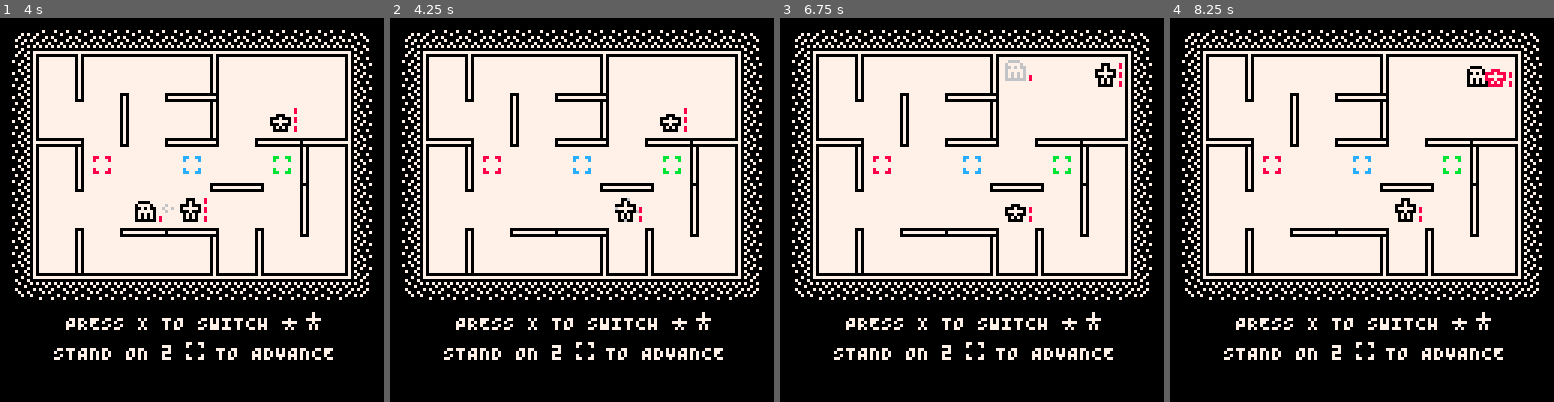
Above: before the commit, frames 1-4 (left to right).
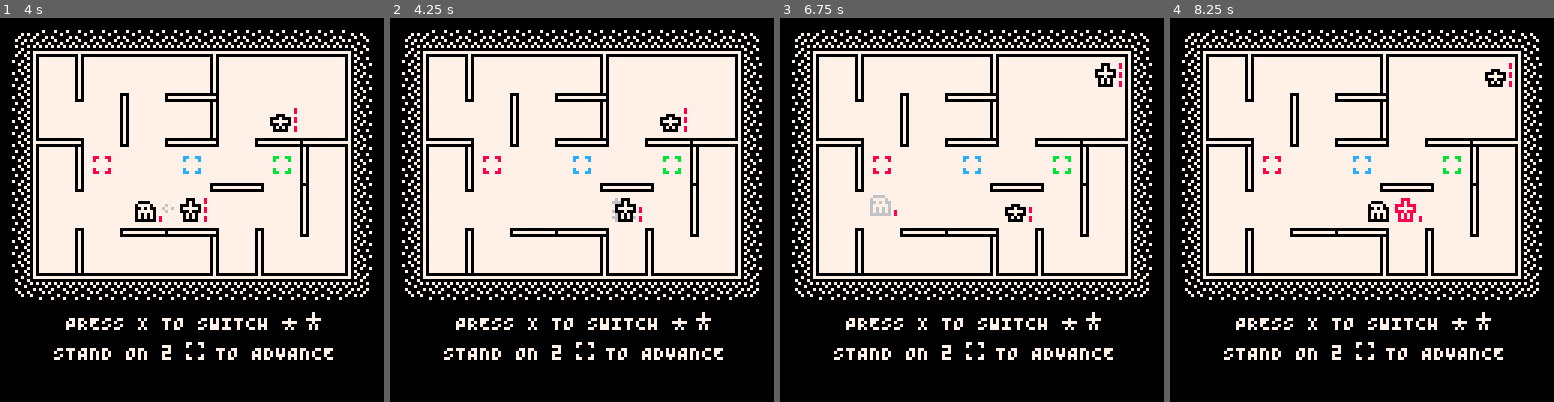
Above: after the commit, the same moments.

Repository: taylordolan/grid-folks
Game: PICO-8 cartridge grid_folks.p8
Two runs of this game, one before a commit and one after it. Both use one fixed random seed, a clock stepped at 60 frames per second and the inputs below.
Inputs:
- Up to frame 1 (4 s): tap X (X key) at 0.33, 1.07, 1.85, 2.97 s; tap O (Z key) at 0.7, 1.7, 2.1, 2.5, 2.9, 3.3, 3.7 s; hold Right 1.6-2.1 s; hold Up 2.15-2.42 s; hold Right 2.47-3.03 s; hold Left 3.08-3.58 s; hold Down 3.63-3.97 s
- Up to frame 2 (4.25 s): hold Right from 4.02 s (still down); tap X (X key) at 4.08 s; tap O (Z key) at 4.1 s
- Up to frame 3 (6.75 s): tap O (Z key) every 0.4 s from 4.5 to 6.5 s; release Right at 4.68 s; hold Up 4.73-5.03 s; hold Left 5.08-5.68 s; tap X (X key) at 5.2, 6.32 s; hold Down 5.73-6.03 s; hold Right 6.08-6.58 s; hold Right from 6.63 s (still down)
- Up to frame 4 (8.25 s): tap O (Z key) every 0.4 s from 6.9 to 8.1 s; release Right at 7.13 s; hold Up 7.18-7.45 s; tap X (X key) at 7.43 s; hold Right 7.5-8.07 s; hold Left from 8.12 s (still down)

Frame 1 is identical in both runs. In frame 2, less than 0.1% of the frame differs, in the area x 57-65%, y 46-54%; in frame 3, 0.4%; in frame 4, 0.7%, in the area x 51-90%, y 11-54%.

Commit message:
particle effects for damage

Diff:
--- a/grid_folks.p8
+++ b/grid_folks.p8
@@ -11,12 +11,12 @@
 -- [x] slime enemies should only create babies if they can move
 -- [x] enemies that create smaller enemies when they die?
 -- [x] jump doesn't attack
--- [ ] dash enemies should go for the nearest hero
--- [ ] make sure it doesn't crash if it tries to deploy an enemy and the only available space is next to a hero
+-- [x] particle effects for pop
+-- [x] dash enemies should go for the nearest hero
+-- [x] make sure it doesn't crash if it tries to deploy an enemy and the only available space is next to a hero
+-- [x] shoot should do 2 damage
 -- [ ] slow down all the animations and transitions
--- [ ] shoot should do 2 damage
 -- [ ] fix crosshair rendering for jump ability
--- [ ] particle effects for pop
 -- [ ] fix flashing stun state on sleep enemies
 
 -- optimizations
@@ -116,6 +116,7 @@
 	-- other lists
 	exits = {}
 	effects = {}
+  particles = {}
   walls = {}
 	colors_bag = {}
   -- spawn_bag = {}
@@ -363,6 +364,7 @@
 		exits,
 		buttons,
 		walls,
+    particles,
 		enemies,
 		heroes,
 		effects,
@@ -906,13 +908,13 @@
   _e.health = 1
 
   _e.get_target = function(self)
-    local target = nil
+    local target
     for dir in all(orthogonal_directions) do
       local _t = get_ranged_target(self, dir)
-      if _t and target ~= nil then
-        local s_t = {self.x,self.y}
-        local t_t = {_t.x,_t.y}
-        local tar_t = {target.x,target.y}
+      if _t and target then
+        local s_t = tile(self)
+        local t_t = tile(_t)
+        local tar_t = tile(target)
         if distance(s_t,t_t) < distance(s_t,tar_t) then
           target = _t
         end
@@ -1508,27 +1510,40 @@
 	return new_num_effect
 end
 
-function new_pop(pos)
-	local _a = sprites.die_1
-	local _b = sprites.die_2
-	local new_pop = {
-		s = pos,
-		sprite_seq = frames({_a,_b}),
-		draw = function(self)
-			palt(015, true)
-			local sprite = self.sprite_seq[1]
-			spr(sprite, self.s[1], self.s[2])
-			if #self.sprite_seq > 1 then
-				del(self.sprite_seq, self.sprite_seq[1])
-			end
-
-			if #self.sprite_seq <= 1 then
-				del(effects, self)
-			end
-			pal()
-		end
-	}
-	add(effects, new_pop)
+function new_pop(s)
+
+  function new_particle(s)
+    local v_x = {.125,-.125,.5,-.5}
+    local v_y = copy(v_x)
+    shuffle(v_x)
+    shuffle(v_y)
+    local _p = {
+      s_x = s[1],
+      s_y = s[2],
+      v_x = v_x[1],
+      v_y = v_y[1],
+      frames = 18,
+      draw = function(self)
+        local sprite = 005
+        if self.frames < 6 then
+          sprite = 006
+        end
+        palt(015,true)
+        spr(sprite,self.s_x,self.s_y)
+        self.frames -= 1
+        self.s_x += self.v_x
+        self.s_y += self.v_y
+        if self.frames <= 0 then
+          del(particles,self)
+        end
+        pal()
+      end
+    }
+    add(particles,_p)
+  end
+  for i=1, 8 do
+    new_particle(s)
+  end
 end
 
 -- check if a tile is in a list of tiles
@@ -1717,16 +1732,8 @@
 -- hit it and then kill if it has no health
 function hit_target(target, damage)
 	target.health -= damage
-	-- if target.type == "enemy" and target.health <= 0 then
-  --   local _screen = tile_to_screen({target.x,target.y})
-	-- 	new_pop({_screen[1],_screen[2]})
-		-- local _x = target.x
-		-- local _y = target.screen_seq[1][2]
-		-- target:destroy()
-	-- if target.health > 0 then
   local b_r = {000, 008}
   target.pal_seq = frames({b_r,{010,010}})
-	-- end
 end
 
 function get_direction(a, b)
@@ -2080,14 +2087,14 @@
 end
 
 __gfx__
-ffffffffff000fffffffffffffffffffffffffff0000000000000000000000000000000000000000000000000000000000000000000000000000000000000000
-ffffffffff070ffffff6fffffffaaaffffffffff0000000000000000000000000000000000000777777000000777777000000770000777777000000000000000
-ff000fff0007000ffff6ffffffaa6affffa6afff0000000000000000000000000000000000000777777000000777777000000770000777777000000000000000
-0007000f0777770fffffffffff6aa6fffaaaaaff0000000000000000000000000000000000077775555000077775577770077770077775577770000000000000
-0777770f0007000f66f6f66fffaa6afffa6a6aff0000000000000000000000000000000000077775555000077775577770077770077775577770000000000000
-0007000ff07070fffffffffffffaaafffaa6aaff0000000000000000000000000000000000077771177770077771177770077770077771177770000000000000
-f07070fff07070fffff6ffffffffffffffffffff0000000000000000000000000000000000077771177770077771177770077770077771177770000000000000
-f00000fff00000fffff6ffffffffffffffffffff0000000000000000000000000000000000077770077770077777777550077770077770077770000000000000
+ffffffffff000fffffffffffffffffffffffffffffffffffffffffff000000000000000000000000000000000000000000000000000000000000000000000000
+ffffffffff070ffffff6fffffffaaaffffffffffffffffffffffffff000000000000000000000777777000000777777000000770000777777000000000000000
+ff000fff0007000ffff6ffffffaa6affffa6afffffffffffffffffff000000000000000000000777777000000777777000000770000777777000000000000000
+0007000f0777770fffffffffff6aa6fffaaaaafffff6ffffffffffff000000000000000000077775555000077775577770077770077775577770000000000000
+0777770f0007000f66f6f66fffaa6afffa6a6affff666ffffff6ffff000000000000000000077775555000077775577770077770077775577770000000000000
+0007000ff07070fffffffffffffaaafffaa6aafffff6ffffffffffff000000000000000000077771177770077771177770077770077771177770000000000000
+f07070fff07070fffff6ffffffffffffffffffffffffffffffffffff000000000000000000077771177770077771177770077770077771177770000000000000
+f00000fff00000fffff6ffffffffffffffffffffffffffffffffffff000000000000000000077770077770077777777550077770077770077770000000000000
 ffffffffffffffffffffffffffffffffffffffff0000000000000000000000000000000000077770077770077777777550077770077770077770000000000000
 f66ff66fffffffffffffffffff6666ffeeeeeeee0000000000000000000000000000000000055777777550077775577770077770077777777550000000000000
 f6ffff6fffffffffff6666fff666666feffffffe0000000000000000000000000000000000055777777550077775577770077770077777777550000000000000
